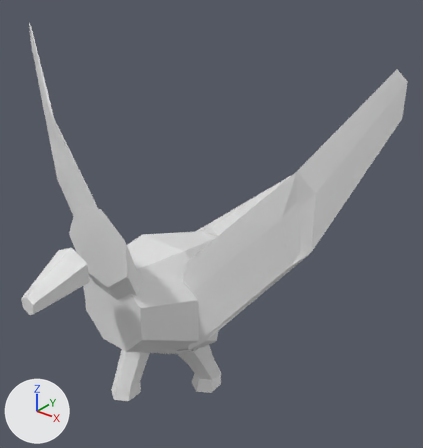
A saved change to the OBJ model data/animals/canario/walk/2.obj.
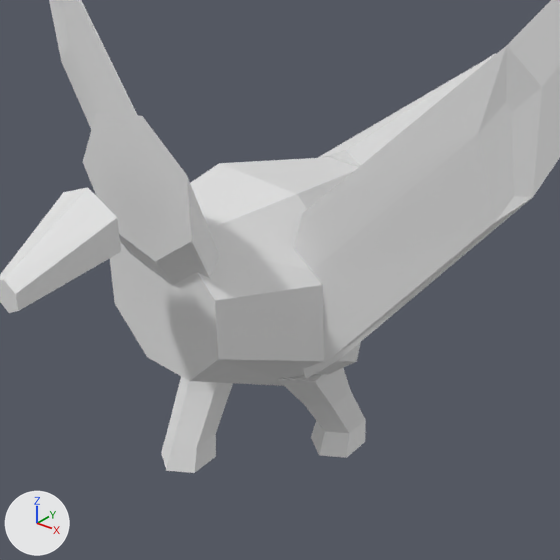
Each version is shown whole from a 50 mm camera at (0.505, -0.523, 0.634) aimed at (0.031, 0.07, 0.266), then close up on the part from 6% to 77% of the width and 33% to 100% of the height. Lighting does not change. The marker at lower left points along +X, +Y and +Z. The last two pictures show the newer version. Where no turn or scale is listed for an object, it has been applied to the vertices.

Objects in the first close-up: 'canario_walk_2'.
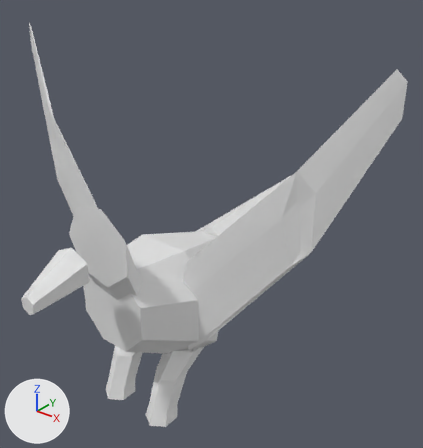
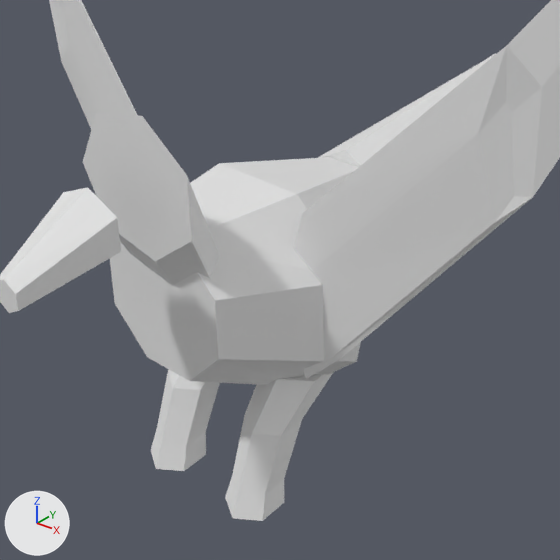
The newer file is also turned or shifted as a whole; pictures and numbers use the older file's frame.

What changed in the scene script:
```text
Change me_canario_walk_2:
    used by ob_canario_walk_2; location = (0.0, 0.0, 0.0)
    remove me_canario_walk_2.from_pydata(...)  # 156 vertices, 280 faces; spans x -0.3..0.299, y -0.224..0.306, z 0.0..0.523
    add me_canario_walk_2.from_pydata(...)  # 156 vertices, 280 faces; spans x -0.3..0.299, y -0.224..0.306, z 0.01..0.523
    me_canario_walk_2 part 1: all 13 vertices in x 0.023..0.063, y 0.016..0.068, z 0.0..0.02 are moved by (0.0, -0.103, 0.01)
    me_canario_walk_2 part 2: all 6 vertices in x 0.024..0.062, y -0.001..0.047, z 0.064 are moved by (0.0, -0.061, 0.011)
    me_canario_walk_2 part 3: all 6 vertices in x -0.062..-0.024, y -0.047..0.001, z 0.064 are moved by (0.0, -0.014, 0.011)
    me_canario_walk_2 part 4: all 13 vertices in x -0.063..-0.023, y -0.076..-0.024, z 0.0..0.02 are moved by (0.0, -0.011, 0.01)
```

Where the change shows, as pixel boxes (x1, y1, x2, y2) in the close-ups (560 x 560 px; the box of a moved part takes in the faces that stretch with it):
'canario_walk_2', reshaped
    before: (0, 0, 560, 473)
    after: (0, 0, 560, 521)
part 1 of me_canario_walk_2, moved or reshaped
    before: (311, 420, 366, 458)
    after: (225, 475, 284, 521)
part 2 of me_canario_walk_2, moved or reshaped
    before: (277, 368, 365, 433)
    after: (232, 372, 334, 495)
part 3 of me_canario_walk_2, moved or reshaped
    before: (167, 377, 233, 448)
    after: (157, 370, 220, 446)
part 4 of me_canario_walk_2, moved or reshaped
    before: (161, 431, 216, 473)
    after: (151, 429, 206, 471)
